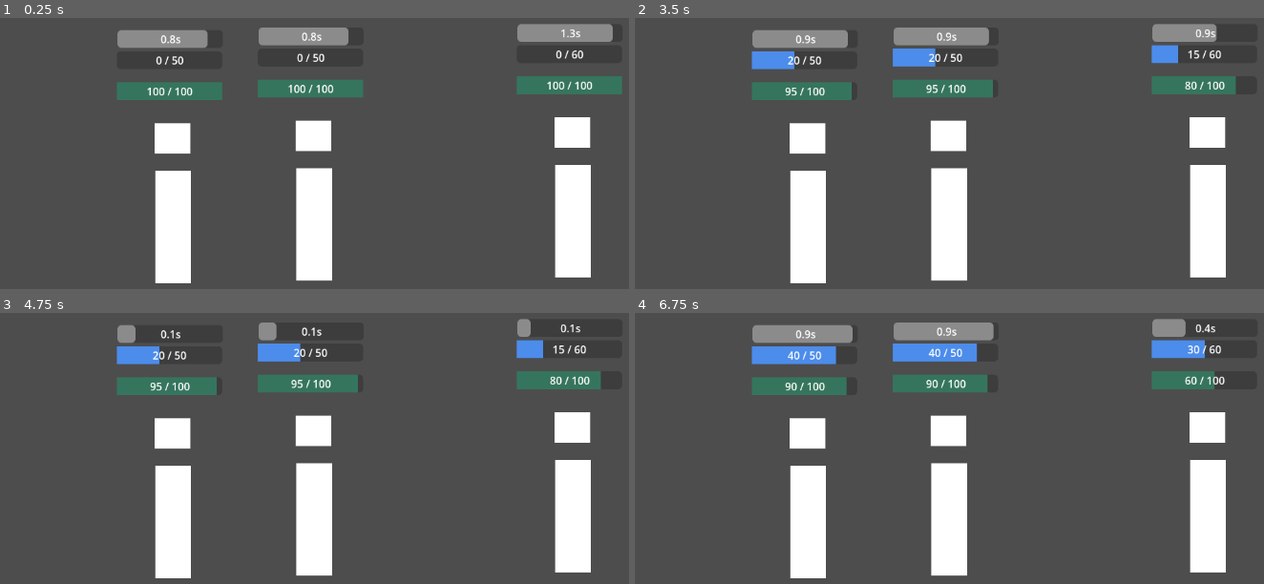
Above: before the commit, frames 1-4 (two rows, left to right).
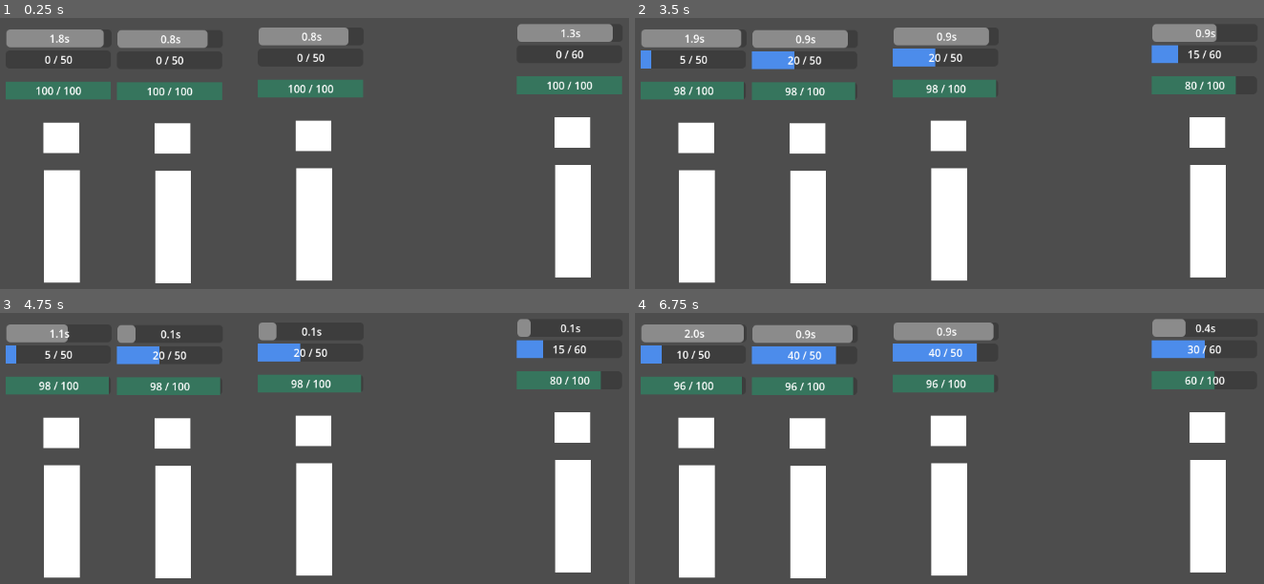
Above: after the commit, the same moments.

Repository: JuneauPlayz/idlemultiplayerexperiment
Game: Godot game, scene res://main scenes/combat.tscn
The game is run twice, just before and just after one commit, with the same random seed, the same clock (stepped at 60 frames per second) and the same inputs. This scene is started directly instead of the project's main scene.
Inputs:
- Up to frame 1 (0.25 s): no input
- Up to frame 2 (3.5 s): no input
- Up to frame 3 (4.75 s): no input
- Up to frame 4 (6.75 s): no input

The runs differ from the first frame. In frame 1, 5.2% of the frame differs, in the area x 0-18%, y 4-98%; in frame 2, 5.4%; in frame 3, 5.0%; in frame 4, 5.6%, in the area x 0-58%, y 4-98%.

Commit message:
healing basic

Diff:
--- a/main scenes/combat.tscn
+++ b/main scenes/combat.tscn
@@ -6,6 +6,7 @@
 [ext_resource type="Resource" uid="uid://cpcm7bliucxsv" path="res://resources/basicatks/PhysicalBasic.tres" id="3_miwuo"]
 [ext_resource type="Resource" uid="uid://y41g00ber5gq" path="res://resources/abilities/EnemyAbility.tres" id="4_qjf4b"]
 [ext_resource type="Resource" uid="uid://cmj4ca6ay7uvv" path="res://resources/abilities/PhysicalAbility.tres" id="4_w5ifo"]
+[ext_resource type="Resource" uid="uid://cwa8uyf77q3me" path="res://resources/basicatks/HealingBasic.tres" id="7_qjf4b"]
 
 [node name="Combat" type="Node2D" groups=["combat"]]
 script = ExtResource("1_rjxhl")
@@ -32,4 +33,10 @@
 basic_atk = ExtResource("3_miwuo")
 ability = ExtResource("4_w5ifo")
 
+[node name="Healer" parent="Allies" instance=ExtResource("2_n4hux")]
+position = Vector2(-168, -1)
+max_health = 100
+basic_atk = ExtResource("7_qjf4b")
+ability = ExtResource("4_w5ifo")
+
 [connection signal="timeout" from="CombatTimer" to="." method="_on_combat_timer_timeout"]
--- /dev/null
+++ b/resources/basicatks/HealingBasic.tres
@@ -0,0 +1,15 @@
+[gd_resource type="Resource" script_class="Basic_ATK" load_steps=2 format=3 uid="uid://cwa8uyf77q3me"]
+
+[ext_resource type="Script" uid="uid://dgh08i0tqr3qv" path="res://scripts/basic_atk.gd" id="1_e2mcs"]
+
+[resource]
+script = ExtResource("1_e2mcs")
+mana_gen = 5
+cast_timer = 2.0
+name = "HealingBasic"
+value = 3
+element = "physical"
+damaging = false
+healing = true
+shielding = false
+metadata/_custom_type_script = "uid://dgh08i0tqr3qv"
--- a/scripts/unit.gd
+++ b/scripts/unit.gd
@@ -42,6 +42,9 @@
 	if self != combat.enemy:
 		if basic_atk.damaging == true:
 			combat.enemy.take_damage(basic_atk.value)
+		if basic_atk.healing == true:
+			for ally in combat.allies:
+				ally.heal(basic_atk.value)
 	else:
 		for ally in combat.allies:
 			ally.take_damage(basic_atk.value)
@@ -52,12 +55,21 @@
 	if self != combat.enemy:
 		if ability.damaging == true:
 			combat.enemy.take_damage(ability.value)
+		if ability.healing == true:
+			for ally in combat.allies:
+				ally.heal(ability.value)
 	else:
 		for ally in combat.allies:
 			ally.take_damage(ability.value)
 
 func take_damage(amt):
 	health -= amt
+	hp_bar.set_hp(health)
+
+func heal(amt):
+	health += amt
+	if health >= max_health:
+		health = max_health
 	hp_bar.set_hp(health)
 
 func gain_mana(amt):
Not shown: 1 places in main scenes/combat.tscn that only renumber resources
